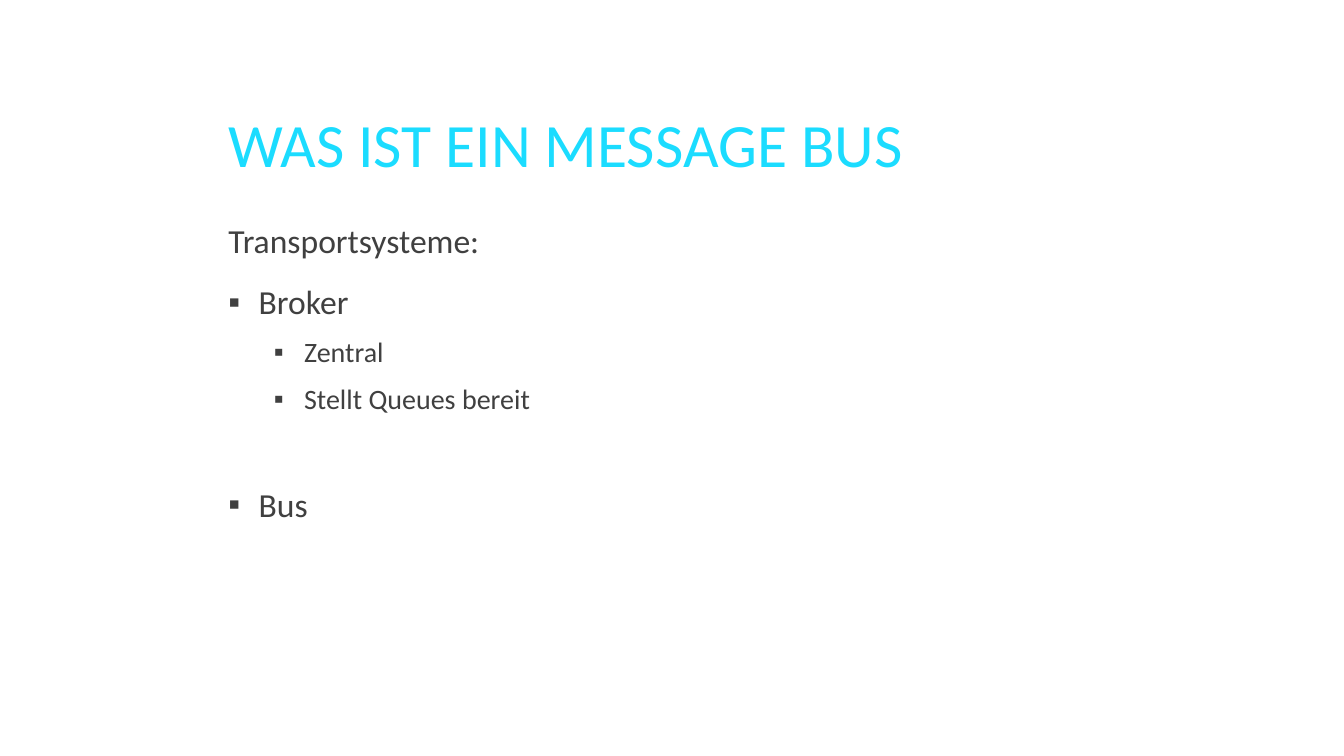
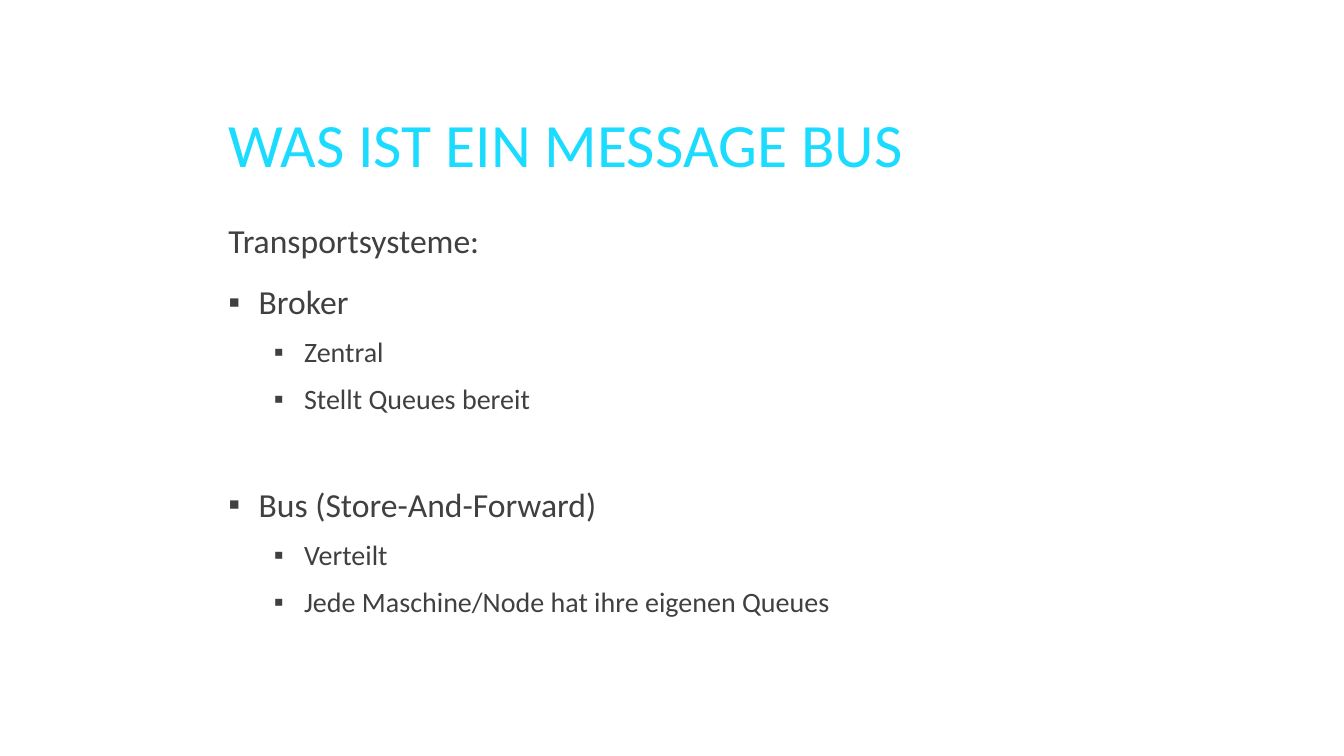
Before and after one commit to twenzel/MessageBusDemo, a slide deck: slide 10 of MessageBus.pptx (slide 9 before the commit). Drawn at 1344x756 pixels with LibreOffice and Linux fonts; fonts in the diff are those of the drawing; background and template pictures are left out. Boxes give left, top, right and bottom in pixels: in the first picture for what was removed or moved away, otherwise in the second. Text is boxed around its words. In the diff, an @@ line names an element or a change of style, - is before the commit and + after.

```diff
--- a/MessageBus.pptx
+++ b/MessageBus.pptx
@@ text at (259,492,829,617): text changed; size 24 to 20 pt @@
-▪ Bus
+▪ Bus (Store-And-Forward)
+  ▪ Verteilt
+  ▪ Jede Maschine/Node hat ihre eigenen Queues
```
Also in this commit, not shown: 2 other slides changed, 4 slides added.
